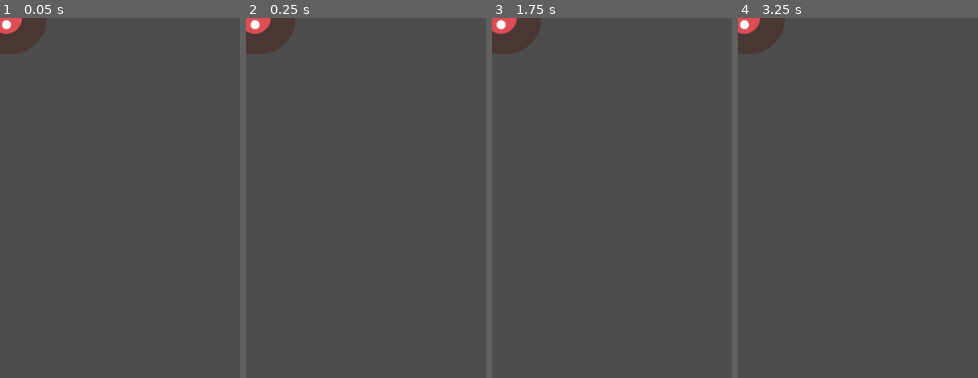
Above: before the commit, frames 1-4 (left to right).
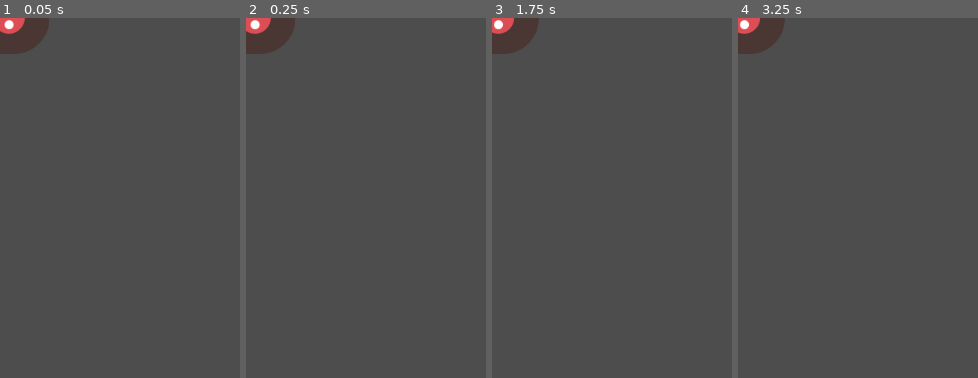
Above: after the commit, the same moments.

Repository: taner-dll/Godot_2D_game
Game: Godot game, scene res://Mob.tscn
The game is run twice, just before and just after one commit, with the same random seed, the same clock (stepped at 60 frames per second) and the same inputs. This scene is started directly instead of the project's main scene.
Inputs:
- Up to frame 1 (0.05 s): no input
- Up to frame 2 (0.25 s): no input
- Up to frame 3 (1.75 s): hold Right (move_right) 0.53-1.28 s; hold Down (move_down) from 1.28 s (still down)
- Up to frame 4 (3.25 s): release Down (move_down) at 2.03 s; hold Right (move_right) 2.03-2.78 s; hold Up (move_up) from 2.78 s (still down)
The pictures show only the part of the screen within x 0-50%, y 0-50%; the shares and areas given below are measured in that part.

The runs differ from the first frame. In frame 1, 0.2% of the frame differs, in the area x 0-21%, y 0-9%; in frame 2, nothing differs; in frame 3, 0.2%; in frame 4, nothing differs.

Commit message:
main game scene

Diff:
--- a/Mob.gd
+++ b/Mob.gd
@@ -1,13 +1,15 @@
 extends RigidBody2D
 
 
-# Called when the node enters the scene tree for the first time.
+# animasyonu oynatıyoruz ve üç animasyon türünden birini rastgele seçiyoruz:
 func _ready():
+
+	# mob_types is an array ["walk", "swim", "fly"]
 	var mob_types = $AnimatedSprite2D.sprite_frames.get_animation_names()
 	$AnimatedSprite2D.play(mob_types[randi() % mob_types.size()])
 
 
-# Mobların ekrandan çıktıklarında kendilerini silmelerini sağlamaktır.
+# Son parça ise çetelerin ekrandan çıktıklarında kendilerini silmelerini sağlamaktır.
 # VisibleOnScreenNotifier2D düğümünün screen_exited() sinyalini Mob'a bağlayın
 func _on_visible_on_screen_notifier_2d_screen_exited():
-	queue_free() # bellekten sil
+	queue_free()
--- a/Mob.tscn
+++ b/Mob.tscn
@@ -1,21 +1,21 @@
-[gd_scene load_steps=10 format=3 uid="uid://cxwsll7howpcw"]
+[gd_scene load_steps=10 format=3 uid="uid://wt6ay3lau027"]
 
-[ext_resource type="Texture2D" uid="uid://41d0stllvegl" path="res://art/enemyFlyingAlt_1.png" id="1_fjnhf"]
-[ext_resource type="Script" path="res://Mob.gd" id="1_p3l52"]
-[ext_resource type="Texture2D" uid="uid://dghrqp157duva" path="res://art/enemyFlyingAlt_2.png" id="2_2vb6w"]
-[ext_resource type="Texture2D" uid="uid://b875u2h2li12k" path="res://art/enemySwimming_1.png" id="3_yschk"]
-[ext_resource type="Texture2D" uid="uid://cwxw2e57hwijr" path="res://art/enemySwimming_2.png" id="4_csijg"]
-[ext_resource type="Texture2D" uid="uid://b6mkoi7rov6nj" path="res://art/enemyWalking_1.png" id="5_6ul05"]
-[ext_resource type="Texture2D" uid="uid://85lh025wjw61" path="res://art/enemyWalking_2.png" id="6_s14ns"]
+[ext_resource type="Script" path="res://mob.gd" id="1_j52xb"]
+[ext_resource type="Texture2D" uid="uid://41d0stllvegl" path="res://art/enemyFlyingAlt_1.png" id="1_vbcb2"]
+[ext_resource type="Texture2D" uid="uid://dghrqp157duva" path="res://art/enemyFlyingAlt_2.png" id="2_wxk8w"]
+[ext_resource type="Texture2D" uid="uid://b875u2h2li12k" path="res://art/enemySwimming_1.png" id="3_ueyms"]
+[ext_resource type="Texture2D" uid="uid://cwxw2e57hwijr" path="res://art/enemySwimming_2.png" id="4_qi2m5"]
+[ext_resource type="Texture2D" uid="uid://b6mkoi7rov6nj" path="res://art/enemyWalking_1.png" id="5_nc3q0"]
+[ext_resource type="Texture2D" uid="uid://85lh025wjw61" path="res://art/enemyWalking_2.png" id="6_usg1a"]
 
-[sub_resource type="SpriteFrames" id="SpriteFrames_7vk7w"]
+[sub_resource type="SpriteFrames" id="SpriteFrames_qi4l7"]
 animations = [{
 "frames": [{
 "duration": 1.0,
-"texture": ExtResource("1_fjnhf")
+"texture": ExtResource("1_vbcb2")
 }, {
 "duration": 1.0,
-"texture": ExtResource("2_2vb6w")
+"texture": ExtResource("2_wxk8w")
 }],
 "loop": true,
 "name": &"fly",
@@ -34,36 +34,34 @@
 }, {
 "frames": [{
 "duration": 1.0,
-"texture": ExtResource("5_6ul05")
+"texture": ExtResource("5_nc3q0")
 }, {
 "duration": 1.0,
-"texture": ExtResource("6_s14ns")
+"texture": ExtResource("6_usg1a")
 }],
 "loop": true,
 "name": &"walk",
 "speed": 3.0
 }]
 
-[sub_resource type="CapsuleShape2D" id="CapsuleShape2D_20w0p"]
-radius = 35.0
-height = 96.0
+[sub_resource type="CapsuleShape2D" id="CapsuleShape2D_y3cxv"]
+radius = 36.0
+height = 102.0
 
-[node name="RigidBody2D" type="RigidBody2D"]
+[node name="Mob" type="RigidBody2D"]
 collision_mask = 0
 gravity_scale = 0.0
-script = ExtResource("1_p3l52")
+script = ExtResource("1_j52xb")
 
 [node name="AnimatedSprite2D" type="AnimatedSprite2D" parent="."]
 scale = Vector2(0.75, 0.75)
-sprite_frames = SubResource("SpriteFrames_7vk7w")
+sprite_frames = SubResource("SpriteFrames_qi4l7")
 animation = &"walk"
-frame = 1
-frame_progress = 0.471257
+
+[node name="VisibleOnScreenNotifier2D" type="VisibleOnScreenNotifier2D" parent="."]
 
 [node name="CollisionShape2D" type="CollisionShape2D" parent="."]
 rotation = 1.5708
-shape = SubResource("CapsuleShape2D_20w0p")
+shape = SubResource("CapsuleShape2D_y3cxv")
 
-[node name="VisibleOnScreenNotifier2D" type="VisibleOnScreenNotifier2D" parent="."]
-position = Vector2(4, 1)
-scale = Vector2(1.5, 1.6)
+[connection signal="screen_exited" from="VisibleOnScreenNotifier2D" to="." method="_on_visible_on_screen_notifier_2d_screen_exited"]
--- /dev/null
+++ b/main.tscn
@@ -0,0 +1,19 @@
+[gd_scene load_steps=2 format=3 uid="uid://boptqv3h1x0r2"]
+
+[ext_resource type="PackedScene" uid="uid://cgdvqrvcjvdeg" path="res://player.tscn" id="1_5o870"]
+
+[node name="Main" type="Node"]
+
+[node name="Player" parent="." instance=ExtResource("1_5o870")]
+
+[node name="MobTimer" type="Timer" parent="."]
+wait_time = 0.5
+
+[node name="ScoreTimer" type="Timer" parent="."]
+
+[node name="StartTimer" type="Timer" parent="."]
+wait_time = 2.0
+one_shot = true
+
+[node name="StartPosition" type="Marker2D" parent="."]
+position = Vector2(240, 450)
Not shown: 1 places in Mob.tscn that only renumber resources
